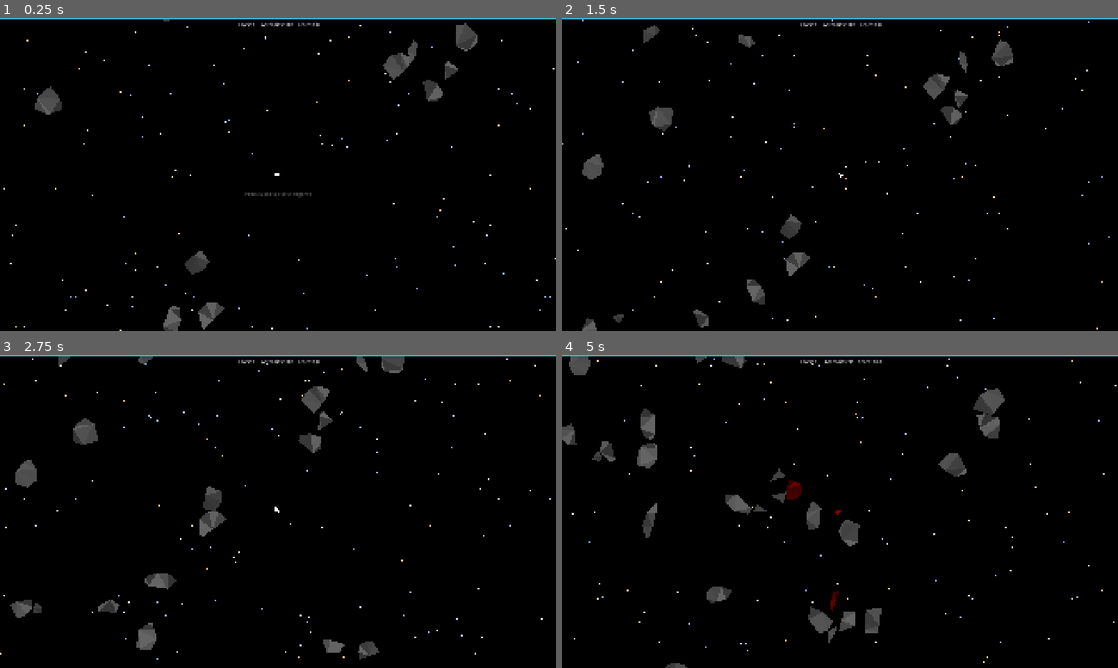
Above: before the commit, frames 1-4 (two rows, left to right).
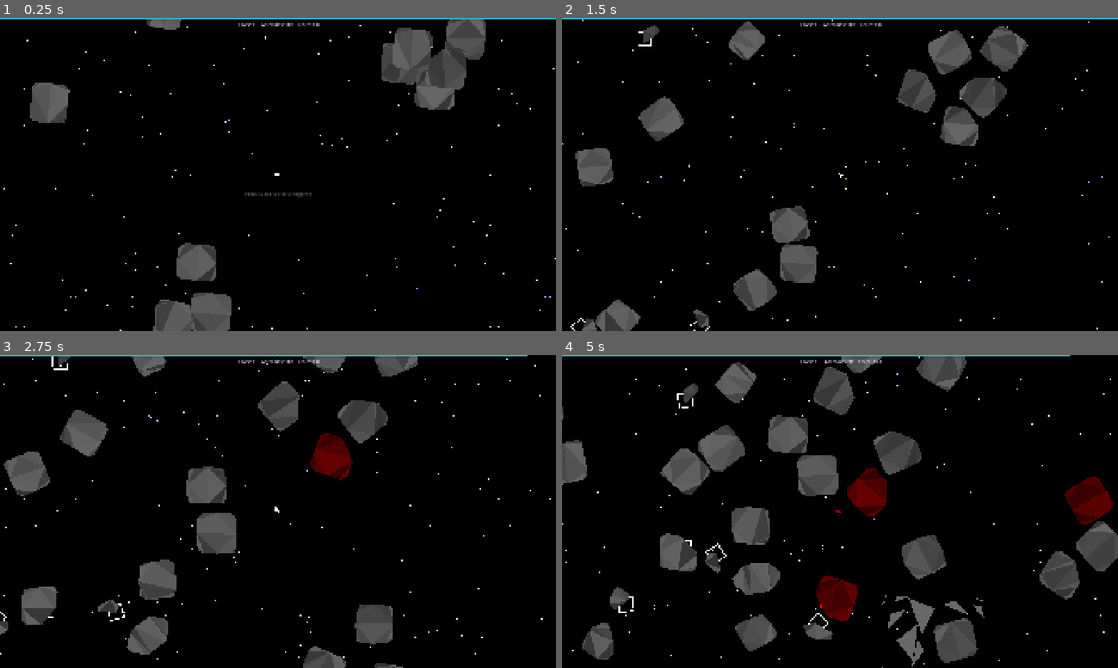
Above: after the commit, the same moments.

Repository: ProudFridge/Asteroids
Game: Godot game, scene res://scenes/game/game.tscn
Same seed, same stepped clock (60 frames per second), same inputs: the game is played once before the commit and once after it.
Inputs (mouse positions are in pixels of both pictures, inside the frame that each line leads up to):
- Up to frame 1 (0.25 s): no input
- Up to frame 2 (1.5 s): tap Space (space) at 0.5 s; move the mouse to (962, 158) at 0.52 s; hold D (turn_right) 0.53-1.28 s; hold Shift (shift) 0.53-1.28 s; click (962, 158) at 0.67 s; move the mouse to (728, 190) at 1.27 s; hold S (backwards) from 1.28 s (still down); right-click (728, 190) at 1.35 s
- Up to frame 3 (2.75 s): tap Shift (shift) at 1.55 s; move the mouse to (333, 442) at 2.02 s; release S (backwards) at 2.03 s; hold D (turn_right) from 2.03 s (still down); hold Shift (shift) from 2.03 s (still down)
- Up to frame 4 (5 s): move the mouse to (812, 574) at 2.77 s; release D (turn_right) at 2.78 s; release Shift (shift) at 2.78 s; hold W (forwards) 2.78-3.53 s; tap Space (space) at 2.85 s; click (812, 574) at 2.92 s; tap Shift (shift) at 3.05, 4.35 s; move the mouse to (1006, 558) at 3.52 s; hold Shift (shift) 3.53-4.28 s; hold A (turn_left) from 3.53 s (still down); tap Alt at 3.6 s; move the mouse to (673, 464) at 4.27 s

The runs differ from the first frame. In frame 1, 5.5% of the frame differs, in the area x 5-88%, y 0-100%; in frame 2, 7.3%; in frame 3, 9.7%; in frame 4, 21%, in the area x 0-100%, y 0-100%.

Commit message:
Make the boost bar refill from destroying asteroids instead of refilling passively over time

Diff:
--- a/scenes/asteroid/asteroid.gd
+++ b/scenes/asteroid/asteroid.gd
@@ -17,7 +17,7 @@
 signal died
 
 func _ready() -> void:
-	polygon = generate_convex_polygon(randi_range(5, 8), boundingBox)
+	polygon = generate_convex_polygon(randi_range(5, 80), boundingBox)
 	center = get_center()
 	collision_polygon.polygon = polygon
 	polygon_2d.polygon = polygon
@@ -31,7 +31,7 @@
 
 func _draw() -> void:
 	# TODO: come back, polygon is supposed to fit inside the bounding box
-	#draw_rect(Rect2(Vector2.ZERO, boundingBox), Color.BLACK, false, 5)
+	draw_rect(Rect2(Vector2.ZERO, boundingBox), Color.WHITE, false, 5)
 	pass
 
 
--- a/scenes/managers/game_manager/game_manager.gd
+++ b/scenes/managers/game_manager/game_manager.gd
@@ -7,7 +7,6 @@
 @export var player: Player # To detect when we lost
 
 var isGameRunning: bool = false
-
 
 signal won
 signal lost
@@ -22,6 +21,12 @@
 
 
 func _on_asteroid_manager_asteroid_removed() -> void:
+	# Add boost to the player whenever they destroy an asteroid
+	if player.currentBoostValue + player.boostRefill <= player.boostTime:
+		player.currentBoostValue += player.boostRefill
+	else:
+		player.currentBoostValue = player.boostTime
+
 	if asteroidManager.asteroidInstances.size() <= 0:
 		won.emit()
 
--- a/scenes/player/player.gd
+++ b/scenes/player/player.gd
@@ -10,10 +10,13 @@
 var lives: float = 3
 
 var boostAccel: float = 1500
+var boostRotSpeed: float = 10
 var boostTime: float = 4
 var currentBoostValue: float = boostTime
 var boostDepletion: float = 3
-var boostRefill: float = 1
+var boostRefill: float = 0.05
+var maxBoostSpeed: float = 800
+var isBoostActivated: bool = false
 
 var polygon: PackedVector2Array
 var viewportSize: Vector2
@@ -61,6 +64,11 @@
 		if collisionPosition.y <= 1:
 			position.y = Global.windowSize.y - (collisionPosition.y - position.y)
 
+	if isBoostActivated:
+		linear_velocity = linear_velocity.limit_length(maxBoostSpeed)
+	else:
+		linear_velocity = linear_velocity.limit_length(maxSpeed)
+
 
 func _physics_process(delta: float) -> void:
 	# Get the input direction and handle the movement/deceleration.
@@ -68,14 +76,13 @@
 	var rotDir : float = Input.get_axis("turn_left", "turn_right")
 
 	if direction && Input.is_action_pressed("shift"):
+		isBoostActivated = true
 		if currentBoostValue > boostDepletion * delta:
 			currentAccel = boostAccel
 			currentBoostValue -= boostDepletion * delta
 	else:
+		isBoostActivated = false
 		currentAccel = accel
-
-	if currentBoostValue < boostTime :
-		currentBoostValue += boostRefill * delta
 
 	if direction:
 		thruster_particles.emitting = true
@@ -108,9 +115,15 @@
 # Rotate the rocket
 func _input(event: InputEvent) -> void:
 	if event.is_action_pressed("turn_left"):
-		angular_velocity = -rotSpeed
+		if isBoostActivated:
+			angular_velocity = -boostRotSpeed
+		else:
+			angular_velocity = -rotSpeed
 	if event.is_action_pressed("turn_right"):
-		angular_velocity = rotSpeed
+		if isBoostActivated:
+			angular_velocity = boostRotSpeed
+		else:
+			angular_velocity = rotSpeed
 
 	if event.is_action_released("turn_left") || event.is_action_released("turn_right"):
 		angular_velocity = 0
